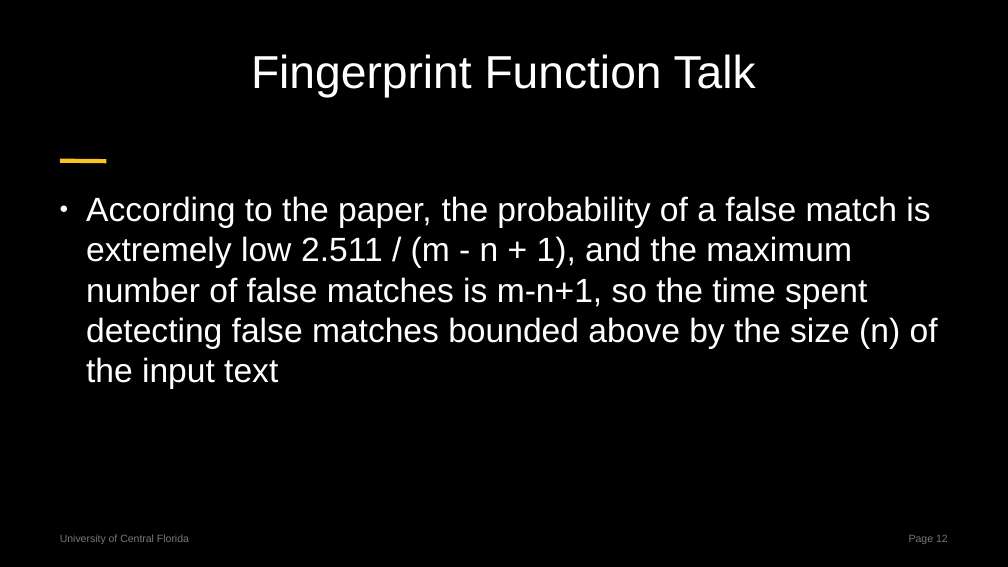
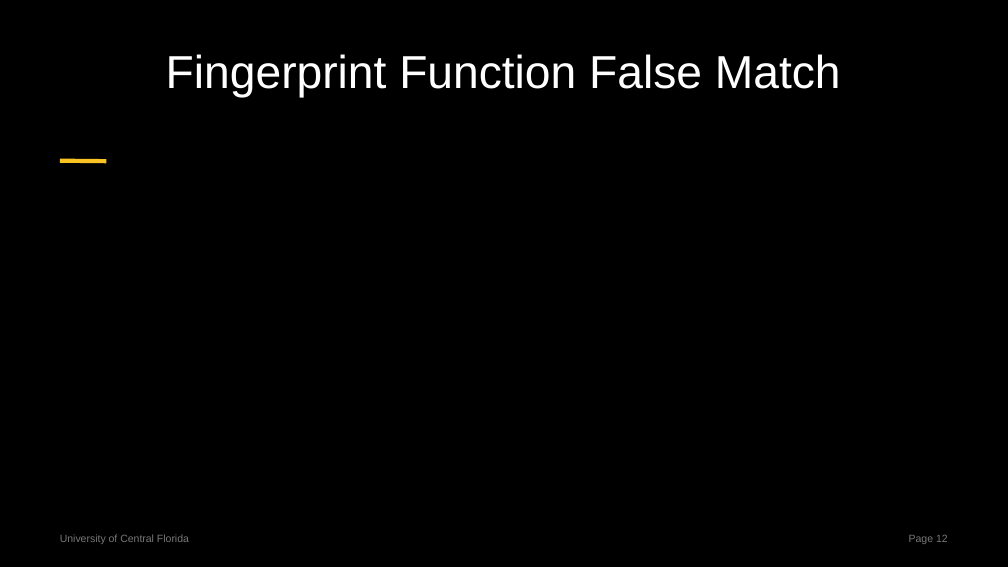
Before and after one commit to centuryhopper/Fall2022CourseContents, a slide deck: slide 12 of CAP6515/paper_presentation_files/rabin-karp-presentation.pptx. Drawn at 1008x567 pixels with LibreOffice and Linux fonts; fonts in the diff are those of the drawing; grey boxes stand for pictures. Boxes give left, top, right and bottom in pixels: in the first picture for what was removed or moved away, otherwise in the second. Text is boxed around its words. In the diff, an @@ line names an element or a change of style, - is before the commit and + after.

```diff
--- a/CAP6515/paper_presentation_files/rabin-karp-presentation.pptx
+++ b/CAP6515/paper_presentation_files/rabin-karp-presentation.pptx
@@ title at (166,54,841,97): text changed @@
-Fingerprint Function Talk
+Fingerprint Function False Match
@@ text removed at (86,196,938,389) @@
-● According to the paper, the probability of a false match is extremely low 2.511 / (m - n + 1), and the maximum number of false matches is m-n+1, so the time spent detecting false matches bounded above by the size (n) of the input text
```
Also in this commit, not shown: 6 other slides changed.
